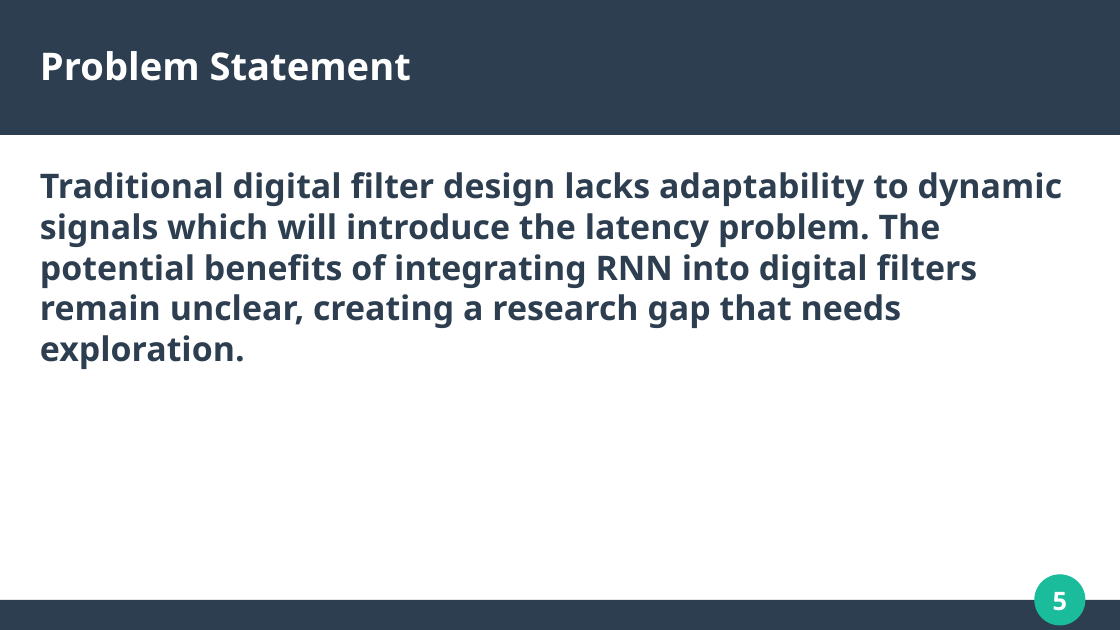
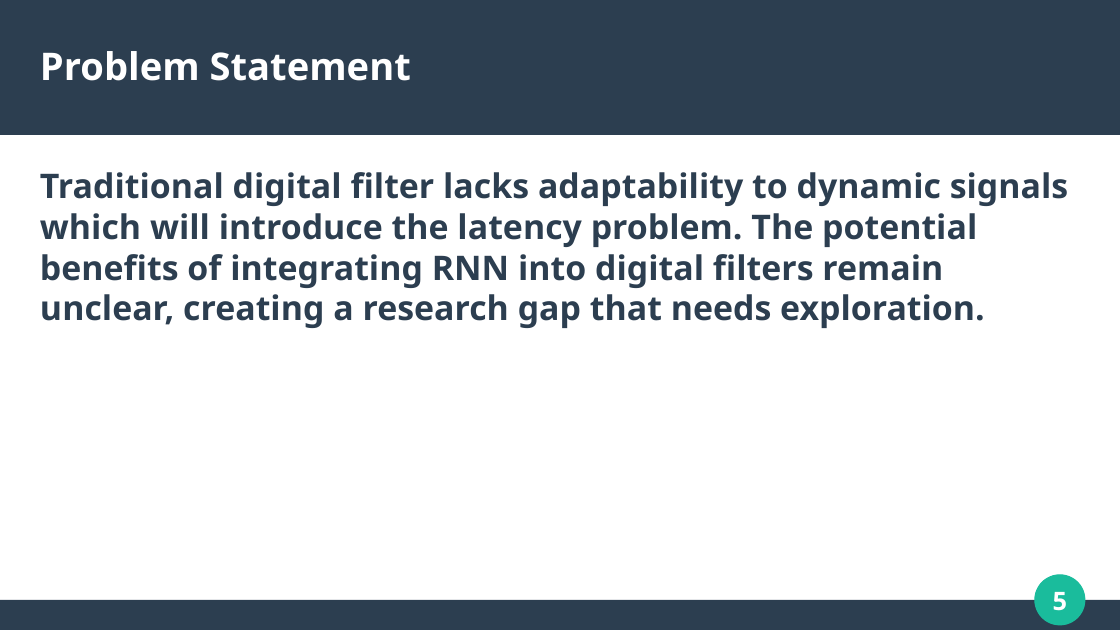
Before and after one commit to mohitlabs/Research, a slide deck: slide 5 of A Low Latency Digital Filter using Recurrent Neural Network/PPT/Presentation.pptx. Drawn at 1120x630 pixels with LibreOffice and Linux fonts; fonts in the diff are those of the drawing. Boxes give left, top, right and bottom in pixels: in the first picture for what was removed or moved away, otherwise in the second. Text is boxed around its words. In the diff, an @@ line names an element or a change of style, - is before the commit and + after.

```diff
--- a/A Low Latency Digital Filter using Recurrent Neural Network/PPT/Presentation.pptx
+++ b/A Low Latency Digital Filter using Recurrent Neural Network/PPT/Presentation.pptx
@@ text at box(40, 172, 1068, 328): text changed @@
-Traditional digital filter design lacks adaptability to dynamic signals which will introduce the latency problem. The potential benefits of integrating RNN into digital filters remain unclear, creating a research gap that needs exploration.
+Traditional digital filter lacks adaptability to dynamic signals which will introduce the latency problem. The potential benefits of integrating RNN into digital filters remain unclear, creating a research gap that needs exploration.
```
Also in this commit, not shown: 3 other slides changed, 1 slide added, 2 slides removed.
